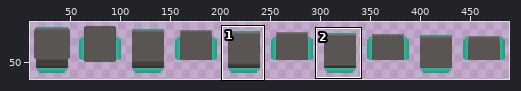
Sprite sheet: Assets/Sprites/Enviroment/Bridges.png. Above, an overview of the earlier version with the close-up marked.
Close-up. As it was:
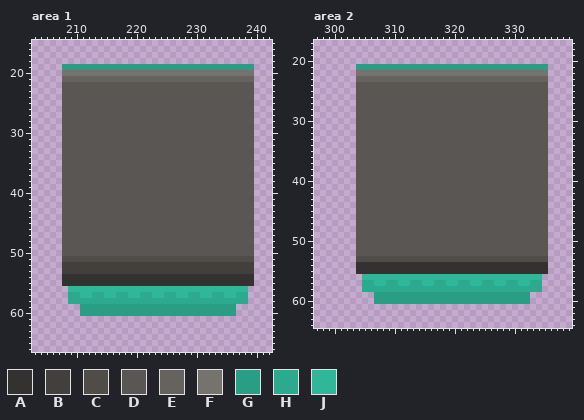
The file is 496x96 pixels. Colours within 5 levels of each other are drawn and written as one. Shown: area 1: x 203..242, y 15..66; area 2: x 297..339, y 17..64. The wide view leaves out empty margins. The commit also changed other parts of the picture, which this record leaves out.
Palette (. is transparent): A #343230  B #423f3d  C #504d49  D #5a5653  E #66625e  F #76726d  G #2a9e84  H #2daa8e  J #30b698
The result:
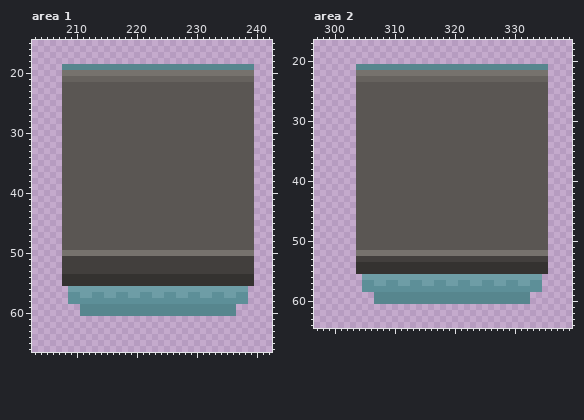
The edit:
colour G: #2a9e84 -> #57868e
colour H: #2daa8e -> #5d8f98
colour J: #30b698 -> #6e9da6
Area 1:
y 50: x 208..239 DDDDDDDDDDDDDDDDDDDDDDDDDDDDDDDD -> FFFFFFFFFFFFFFFFFFFFFFFFFFFFFFFF
y 51: x 208..239 CCCCCCCCCCCCCCCCCCCCCCCCCCCCCCCC -> BBBBBBBBBBBBBBBBBBBBBBBBBBBBBBBB
Area 2:
y 52: x 304..335 DDDDDDDDDDDDDDDDDDDDDDDDDDDDDDDD -> FFFFFFFFFFFFFFFFFFFFFFFFFFFFFFFF
y 53: x 304..335 CCCCCCCCCCCCCCCCCCCCCCCCCCCCCCCC -> BBBBBBBBBBBBBBBBBBBBBBBBBBBBBBBB
Pixel boxes of the changes (left, top, right, bottom) in both close-ups:
changed: (62, 64, 254, 70)
changed: (62, 250, 254, 316)
changed: (356, 64, 548, 70)
changed: (356, 250, 548, 304)
